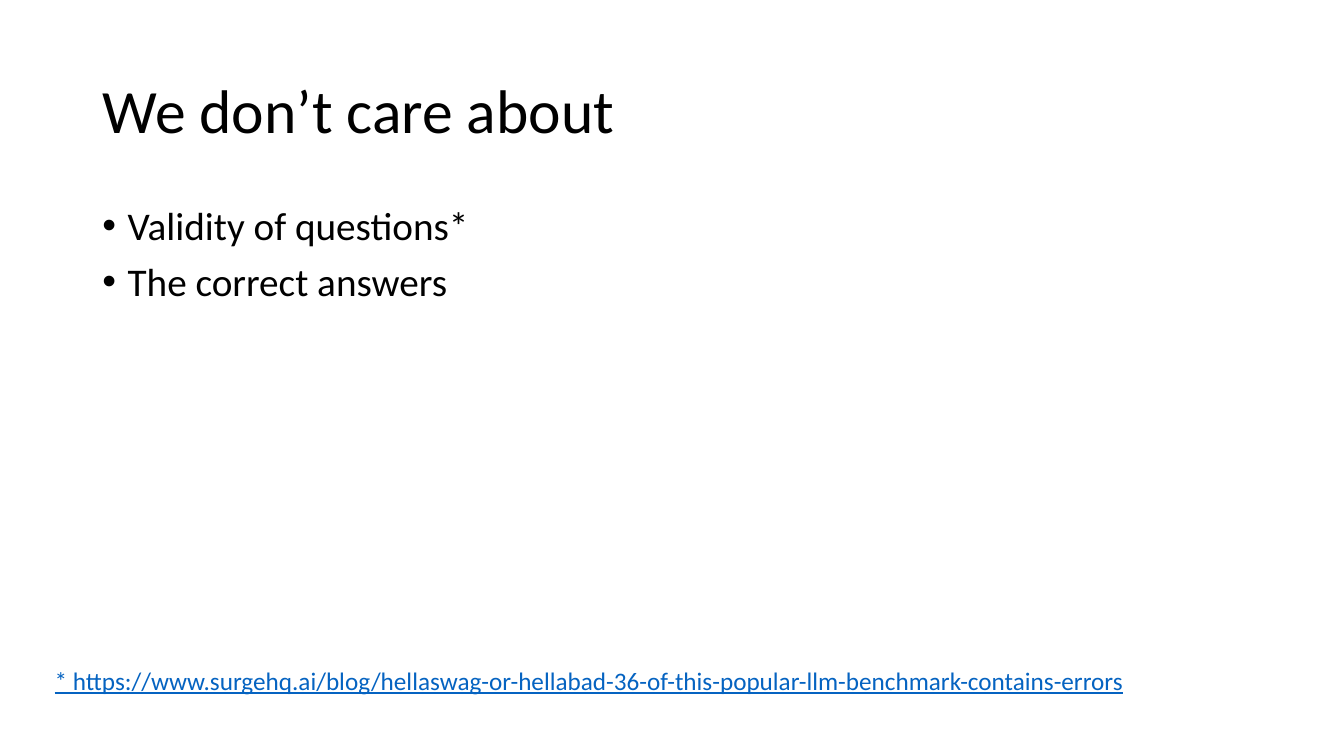
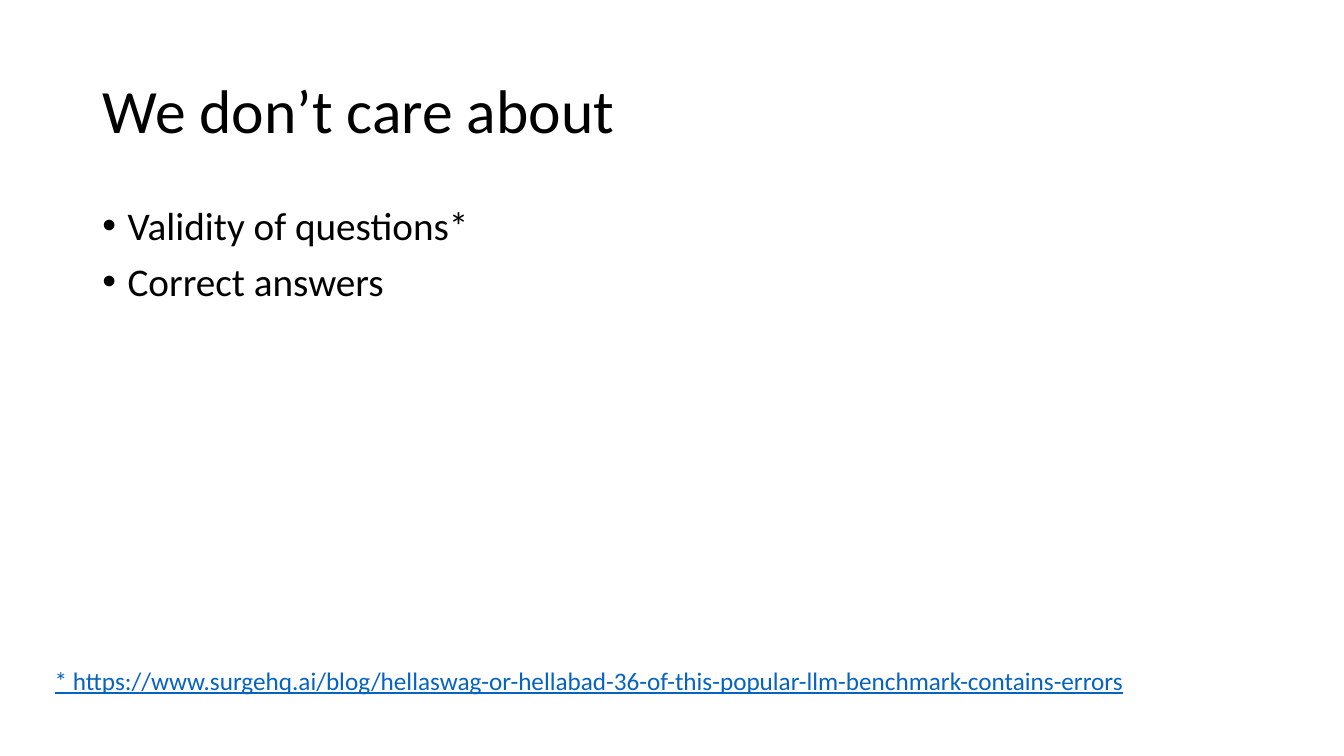
Before and after one commit to nicomp42/CCSCMW2024, a slide deck: slide 13 of CCSC-MW Fall 2024 Conference Tutorial.pptx (slide 14 before the commit). Drawn at 1344x756 pixels with LibreOffice and Linux fonts; fonts in the diff are those of the drawing. Boxes give left, top, right and bottom in pixels: in the first picture for what was removed or moved away, otherwise in the second. Text is boxed around its words. In the diff, an @@ line names an element or a change of style, - is before the commit and + after.

```diff
--- a/CCSC-MW Fall 2024 Conference Tutorial.pptx
+++ b/CCSC-MW Fall 2024 Conference Tutorial.pptx
@@ text at bbox=[128, 270, 384, 297]: text changed @@
-• The correct answers
+• Correct answers
```
Also in this commit, not shown: 1 other slide changed, 1 slide removed, 13 other files.
